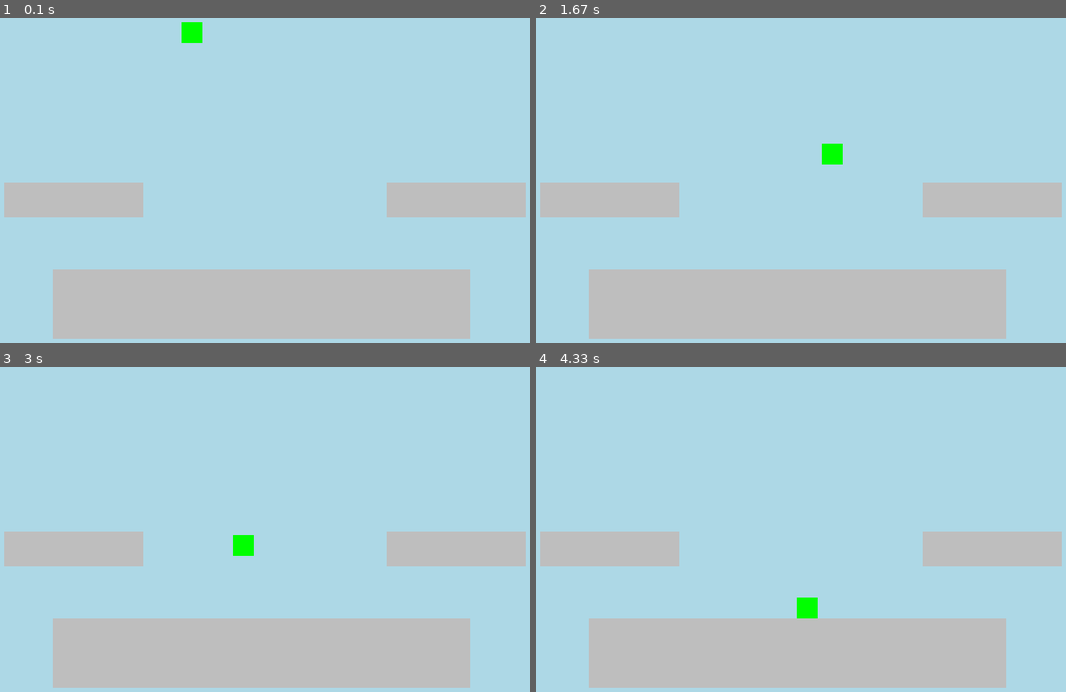
Above: before the commit, frames 1-4 (two rows, left to right).
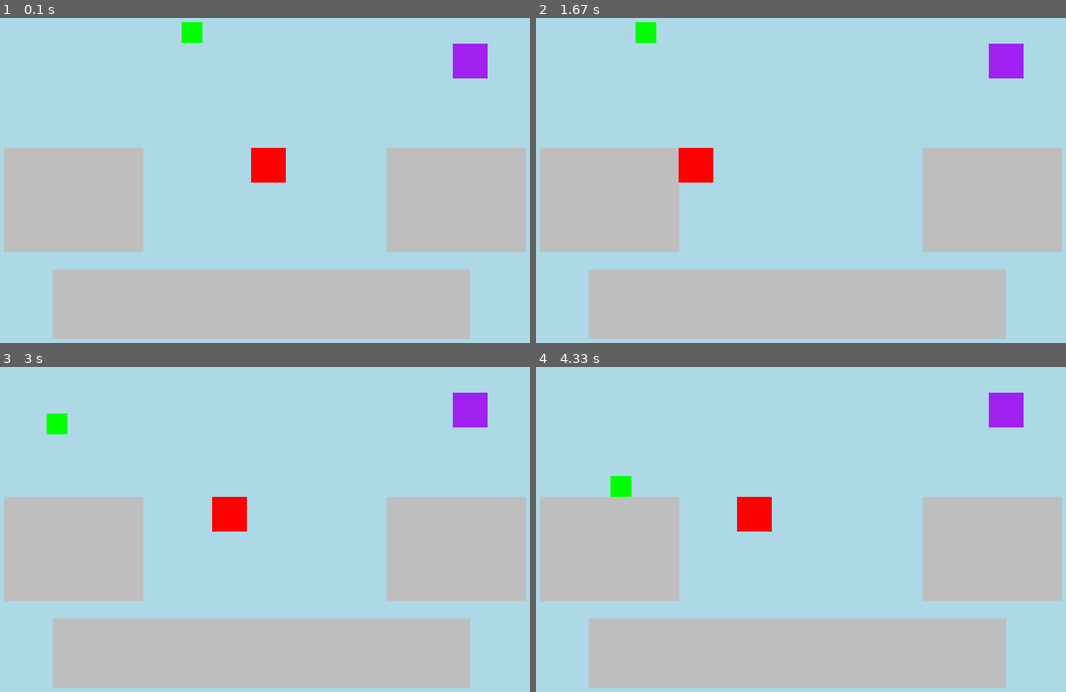
Above: after the commit, the same moments.

Repository: MagicalKarp74/Pygame-Project
Game: pygame game, started from Main.py
Same seed, same stepped clock (60 frames per second), same inputs: the game is played once before the commit and once after it.
Inputs:
- Up to frame 1 (0.1 s): no input
- Up to frame 2 (1.67 s): hold Z 0.33-0.8 s; hold Right 0.33-0.8 s; hold Right 0.83-1.3 s; tap Z at 0.9, 1.2, 1.4 s; hold Right from 1.33 s (still down)
- Up to frame 3 (3 s): tap Z at 1.7, 1.9, 2.2, 2.47, 2.77, 2.9 s; release Right at 1.8 s; hold Left 1.83-2.37 s; hold Left 2.4-2.8 s; hold Right from 2.83 s (still down)
- Up to frame 4 (4.33 s): tap Z at 3.2, 3.57, 3.87, 4.07 s; release Right at 3.47 s; hold Left 3.5-3.97 s; hold Right from 4 s (still down)

The runs differ from the first frame. In frame 1, 13% of the frame differs, in the area x 0-100%, y 7-73%; in frame 2, 13%; in frame 3, 13%; in frame 4, 13%.

Commit message:
Update Main.py

Diff:
--- a/Main.py
+++ b/Main.py
@@ -62,12 +62,12 @@
 
                     if char.rect.right - round(char.x_speed) > self.rect.left: # - if player land ontop of platform
                         reset_ground(self)
-                        print(char.rect.right - char.x_speed,end=" ")
-                        print(self.rect.left)
+
 
                     else:
                         char.rect.right = self.rect.left
-                        #char.rect.centerx -= char.x_speed #if player hit the side of platform
+                        char.on_wall = True
+                        print("wall jump true!")
 
 
 
@@ -75,12 +75,11 @@
 
                     if char.rect.left - round(char.x_speed)+1 < self.rect.right: # +  if player land ontop of platform
                         reset_ground(self)
-                        print(char.rect.left - char.x_speed,end=" ")
-                        print(self.rect.right)
 
                     else:
                         char.rect.left = self.rect.right
-                        #char.rect.centerx -= char.x_speed # if player hit the side of platform
+                        char.on_wall = True
+                        print("wall jump true!")
 
 
 
@@ -96,24 +95,22 @@
 
                     if char.rect.right - round(char.x_speed) > self.rect.left: # -
                         bonk_head(self)
-                        print(char.rect.right - char.x_speed,end=" ")
-                        print(self.rect.left)
 
                     else:
                         char.rect.right = self.rect.left
-                        #char.rect.centerx -= char.x_speed # if player hit the side of platform
+                        char.on_wall = True
+                        print("wall jump true!")
 
 
 
                 else: # if player moving left or not a all (doesn't matter)
                     if char.rect.left - round(char.x_speed)+1 < self.rect.right: # IDK WHY THE +1 WORKS BUT IT DOES OK
                         bonk_head(self)
-                        print(char.rect.left - char.x_speed,end=" ")
-                        print(self.rect.right)
 
                     else:
                         char.rect.left = self.rect.right
-                        #char.rect.centerx -= char.x_speed # if player hit the side of platform
+                        char.on_wall = True
+                        print("wall jump true!")
 
         elif char.rect.bottom == self.rect.top and char.rect.right > self.rect.left and char.rect.left < self.rect.right: #if player ontop of platform (being on top doesn't count as colliding for some reason)
             pass
@@ -121,16 +118,68 @@
         else:
             num_not_collides += 1
 
+class Enemy(Thing):
+    def __init__(self,color,xsize,ysize,x,y,speed,on_x_axis,point1,point2):
+        super(Enemy,self).__init__(color,xsize,ysize,x,y)
+        self.speed = speed
+        self.on_x_axis = on_x_axis
+        self.point1 = point1
+        self.point2 = point2
+
+    def move(self):
+        if self.on_x_axis:
+            self.rect.centerx += self.speed
+            if self.rect.x > self.point2 or self.rect.x < self.point1:
+                self.speed *= -1
+        else:
+            self.rect.centery += self.speed
+            if self.rect.y > self.point2 or self.rect.y < self.point1:
+                self.speed *= -1
+
+
+    def kill_player(self,char):
+        char.rect.centerx = player_level_spawns[lv_index][0]
+        char.rect.centery = player_level_spawns[lv_index][1]
+
+    def collision(self,char):
+        global num_not_collides
+        if char.rect.colliderect(self.rect):
+            self.kill_player(char)
+        else:
+            num_not_collides += 1
+
+        self.move()
+
+class Portal(Thing):
+    def __init__(self,color,xsize,ysize,x,y):
+        super(Portal,self).__init__(color,xsize,ysize,x,y)
+
+    def reset_player(self,char):
+        char.rect.centerx = player_level_spawns[lv_index][0]
+        char.rect.centery = player_level_spawns[lv_index][1]
+
+
+    def collision(self,char):
+        global num_not_collides
+        global lv_index
+        if char.rect.colliderect(self.rect):
+            lv_index += 1
+            self.reset_player(char)
+        else:
+            num_not_collides += 1
+
+
 class Player(Thing):
     def __init__(self,color,xsize,ysize,x,y):
-
         super(Player,self).__init__(color,xsize,ysize,x,y)
+        self.ground_speed = 2
         self.jumping = True
         self.y_speed = 0
-        self.walk_speed = 0
+        self.walk_speed = 0 # walk and ground speed are stupid names IK, its to late to change them now
         self.double_jump_ready = 2
         self.have_dash = True
         self.dash_speed = 0
+        self.on_wall = False
 
         # jump ready 2 = on ground
         # jump ready 1 = in air and hasn't used it yet
@@ -147,12 +196,12 @@
 
     def walk(self):
         if key[pygame.K_LEFT]:
-            self.rect.centerx -= 2 # MAGIC NUMBERS WOMP WOMP GO CRY ABOUT IT SKILL ISSUE
+            self.rect.centerx -= self.ground_speed
             self.walk_speed = -2 # this keeps track of how fast we're going, we'll need this later for collision
 
 
         elif key[pygame.K_RIGHT]:
-            self.rect.centerx += 2 # MAGIC NUMBERS WOMP WOMP GO CRY ABOUT IT SKILL ISSUE
+            self.rect.centerx += self.ground_speed
             self.walk_speed = 2 # this keeps track of how fast we're going, we'll need this later for collision
 
         else:
@@ -168,8 +217,8 @@
                 self.have_dash = True
 
             self.y_speed = -10
+            self.double_jump_ready = 2
             self.jumping = True
-            self.double_jump_ready = 2
             #if abs(self.dash_speed) >0:
                 #self.dash_speed += 12
 
@@ -179,6 +228,12 @@
 
         if self.jumping:
             self.y_speed +=.6
+
+    def wall_jump(self):
+        if key[pygame.K_z] and self.on_wall:
+            self.dash_speed = self.walk_speed * -4
+            self.y_speed = -8
+            self.double_jump_ready = 2
 
     def dash(self):
         if key[pygame.K_x] and self.have_dash:
@@ -202,6 +257,7 @@
     def all_player_methods(self):
         self.walk()
         self.jump()
+        self.wall_jump()
         self.dash()
         self.update_dash()
         self.update_move()
@@ -213,14 +269,21 @@
 
 lv_index = 0
 
+player_level_spawns = ((100,100),(400,100))
+
 player = Player("Green",30,30,300,100)
 
-platform = Terrain("Gray",200,50,130,350)
-platform2 = Terrain("Gray",200,50,680,350)
-#platform3 = Terrain("Gray",200,200,550,250)
+platform = Terrain("Gray",200,150,130,350)
+platform2 = Terrain("Gray",200,150,680,350)
 ground = Terrain("Gray",600,100,400,500)
 
+enemy = Enemy("Red",50,50,400,300,2,True,200,400)
+
+lv_1_portal = Portal("Purple",50,50,700,150)
+
 character_list = pygame.sprite.Group()
+
+
 lv_1_terrain = pygame.sprite.Group()
 lv_2_terrain = pygame.sprite.Group()
 lv_3_terrain = pygame.sprite.Group()
@@ -228,7 +291,8 @@
 lv_1_terrain.add(ground)
 lv_1_terrain.add(platform)
 lv_1_terrain.add(platform2)
-#lv_1_terrain.add(platform3)
+lv_1_terrain.add(enemy)
+lv_1_terrain.add(lv_1_portal)
 
 character_list.add(player)
 
@@ -257,6 +321,8 @@
 
     if num_not_collides == len(levels[lv_index]):
         player.jumping = True
+        player.on_wall = False
+        print("yeah")
 
     player.all_player_methods()
 
